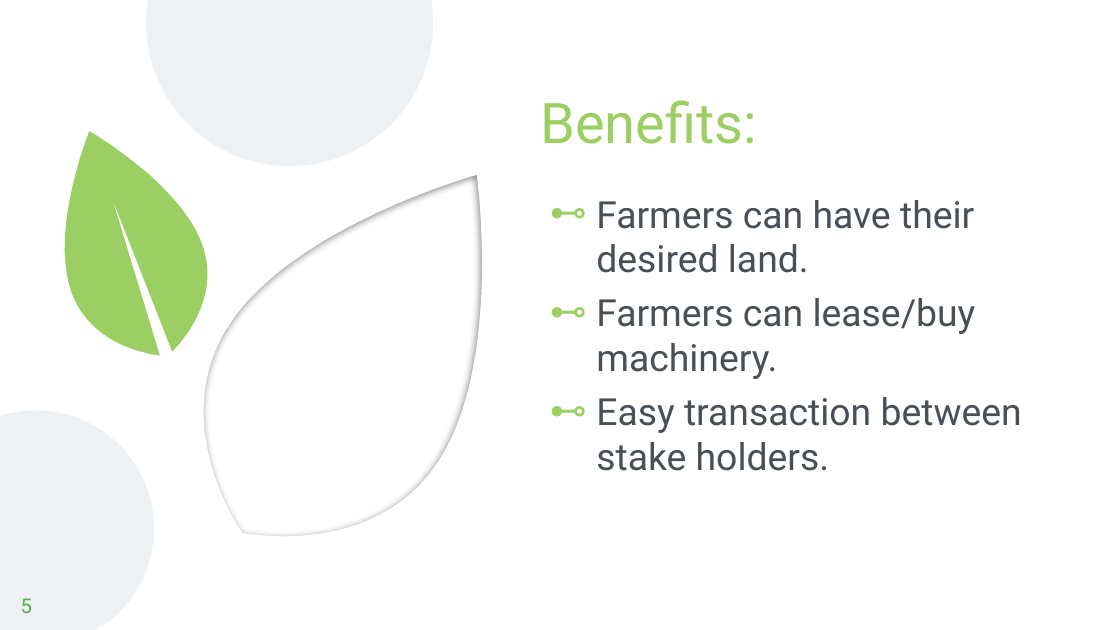
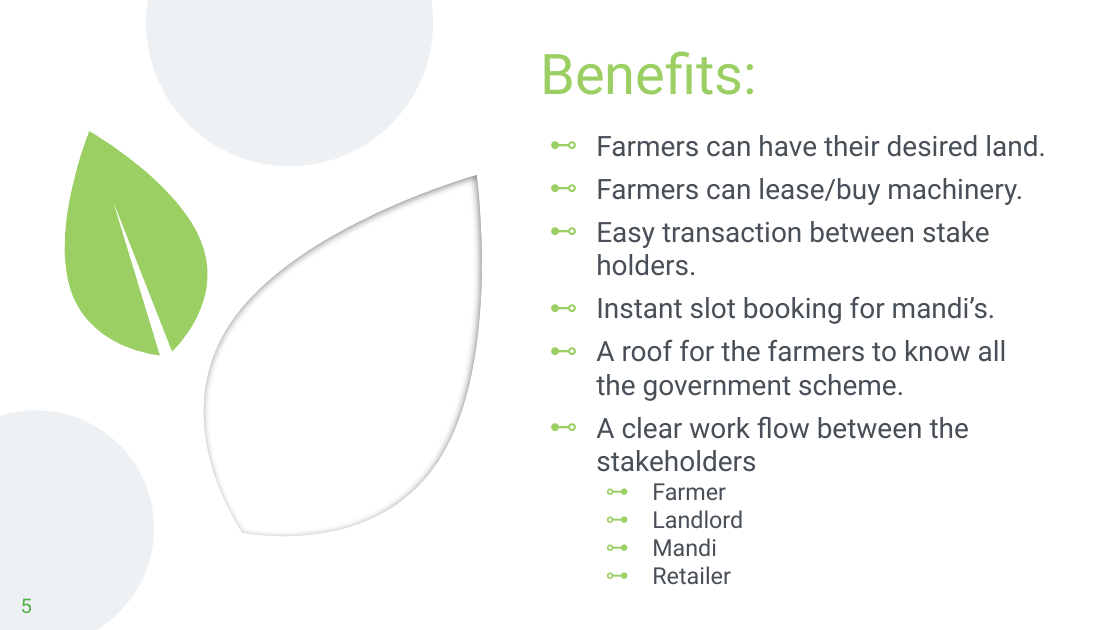
Before and after one commit to meetanubhav/KishanBandhu, a slide deck: slide 5 of Kishan Bhandu.pptx. Drawn at 1120x630 pixels with LibreOffice and Linux fonts; fonts in the diff are those of the drawing; background and template pictures are left out. Boxes give left, top, right and bottom in pixels: in the first picture for what was removed or moved away, otherwise in the second. Text is boxed around its words. In the diff, an @@ line names an element or a change of style, - is before the commit and + after.

```diff
--- a/Kishan Bhandu.pptx
+++ b/Kishan Bhandu.pptx
@@ title "Benefits:": place and size @@
-title "Benefits:" at bbox=[540, 100, 757, 144]
+title "Benefits:" at bbox=[540, 51, 757, 95]
@@ text "Farmers can have their desired ...": place and size @@
-text "Farmers can have their desired ..." at bbox=[596, 200, 1022, 471]
+text "Farmers can have their desired ..." at bbox=[596, 135, 1046, 472]
@@ text at bbox=[596, 135, 1046, 276]: size 24 to 18 pt in "Farmers can have their desired land.", "Farmers can lease/buy machinery.", "Easy transaction between stake holders." @@
@@ text at bbox=[596, 296, 1007, 472]: paragraphs added @@
+⊷ Instant slot booking for mandi’s.
+⊷ A roof for the farmers to know all the government scheme.
+⊷ A clear work flow between the stakeholders
+  ⊶ Farmer
+  ⊶ Landlord
+  ⊶ Mandi
+  ⊶ Retailer
```
Also in this commit, not shown: 1 slide added, 1 slide removed, 1 other file.
